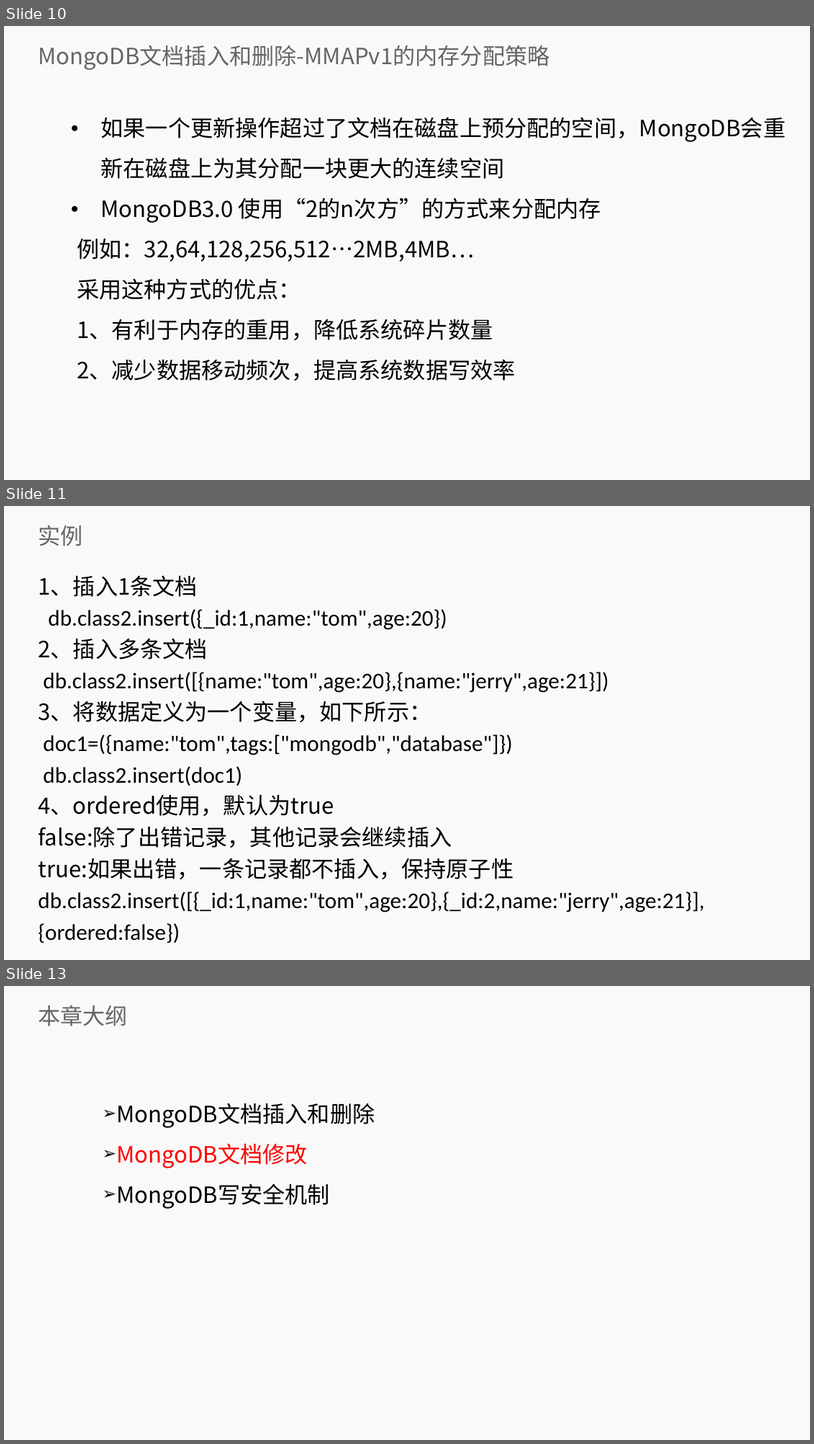
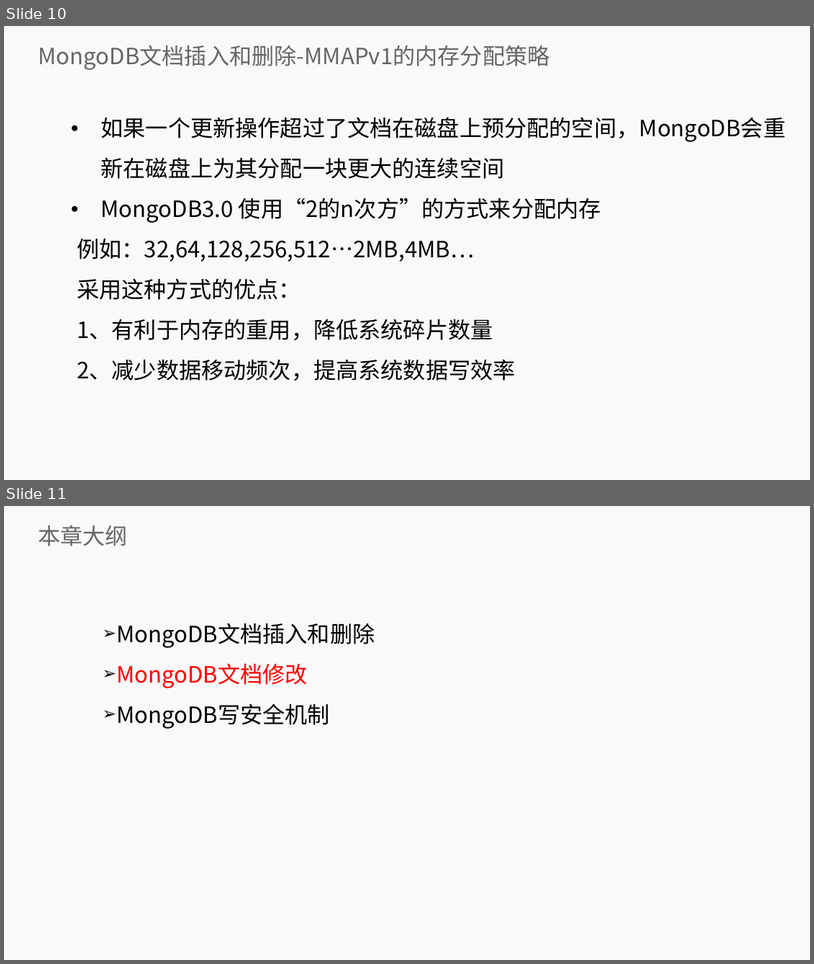
Before and after one commit to lihuanzhen2016/no-sql, a slide deck: PPT/04 MongoDB 数据更新.pptx. Shown one above the other, each under a label of ours: slides 10, 11 and 13 before the commit, slides 10 and 11 after it; the slides between them are not shown. The pictures are 814x1444 and 814x964 pixels, drawn with LibreOffice and Linux fonts; fonts in the diff are those of the drawing; background and template pictures are left out. Boxes give left, top, right and bottom in pixels: in the first picture for what was removed or moved away, otherwise in the second. Text is boxed around its words. In the diff, an @@ line names an element or a change of style, - is before the commit and + after.

```diff
--- a/PPT/04 MongoDB 数据更新.pptx
+++ b/PPT/04 MongoDB 数据更新.pptx
@@ slide 11 removed at (4,506,810,960), background #F9F9F9 @@
@@ title removed at (38,525,82,546) @@
-实例
@@ subtitle removed at (38,575,705,912) @@
-1、插入1条文档
-db.class2.insert({_id:1,name:"tom",age:20})
-2、插入多条文档
-db.class2.insert([{name:"tom",age:20},{name:"jerry",age:21}])
-3、将数据定义为一个变量，如下所示：
-doc1=({name:"tom",tags:["mongodb","database"]})
-db.class2.insert(doc1)
-4、ordered使用，默认为true
-false:除了出错记录，其他记录会继续插入
-true:如果出错，一条记录都不插入，保持原子性 db.class2.insert([{_id:1,name:"tom",age:20},{_id:2,name:"jerry",age:21}],{ordered:false})
@@ what was slide 13 is now slide 11 @@
```
Also in this commit, not shown: 3 slides changed, 1 slide added, 6 other slides removed, 1 other file.
